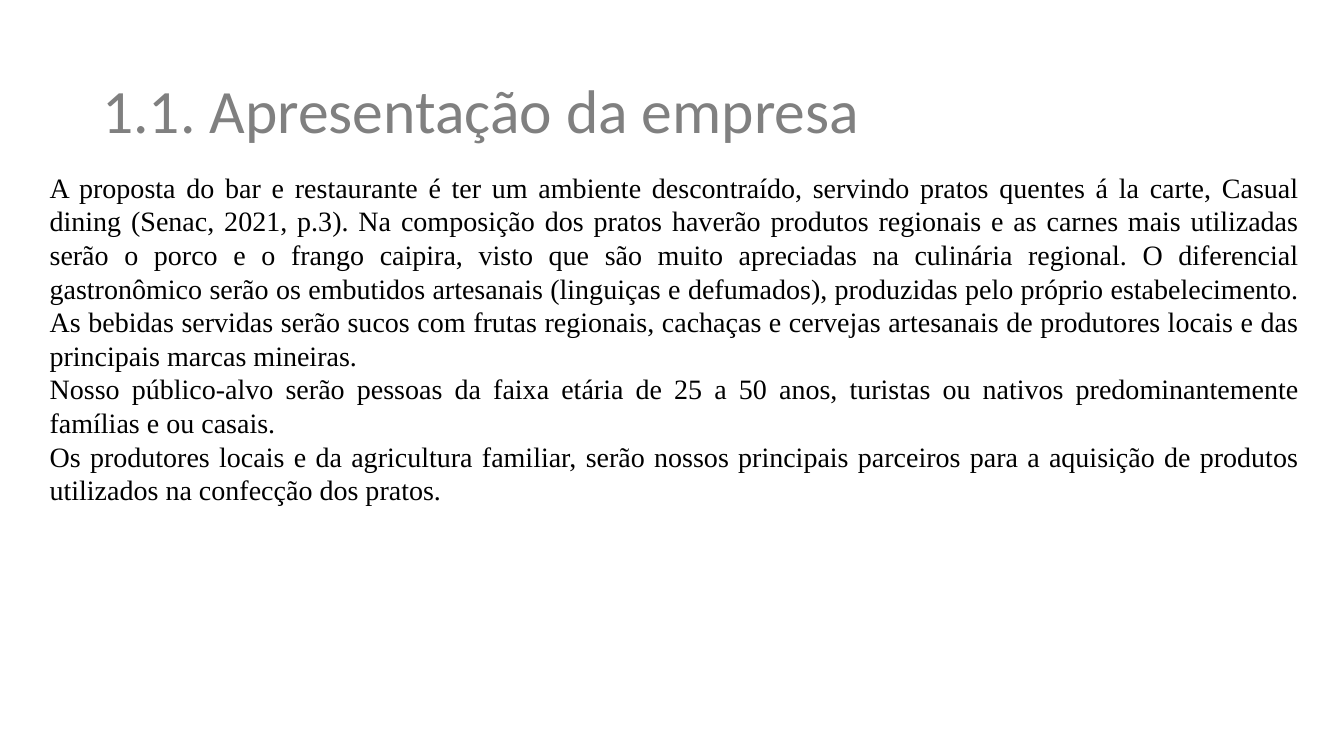
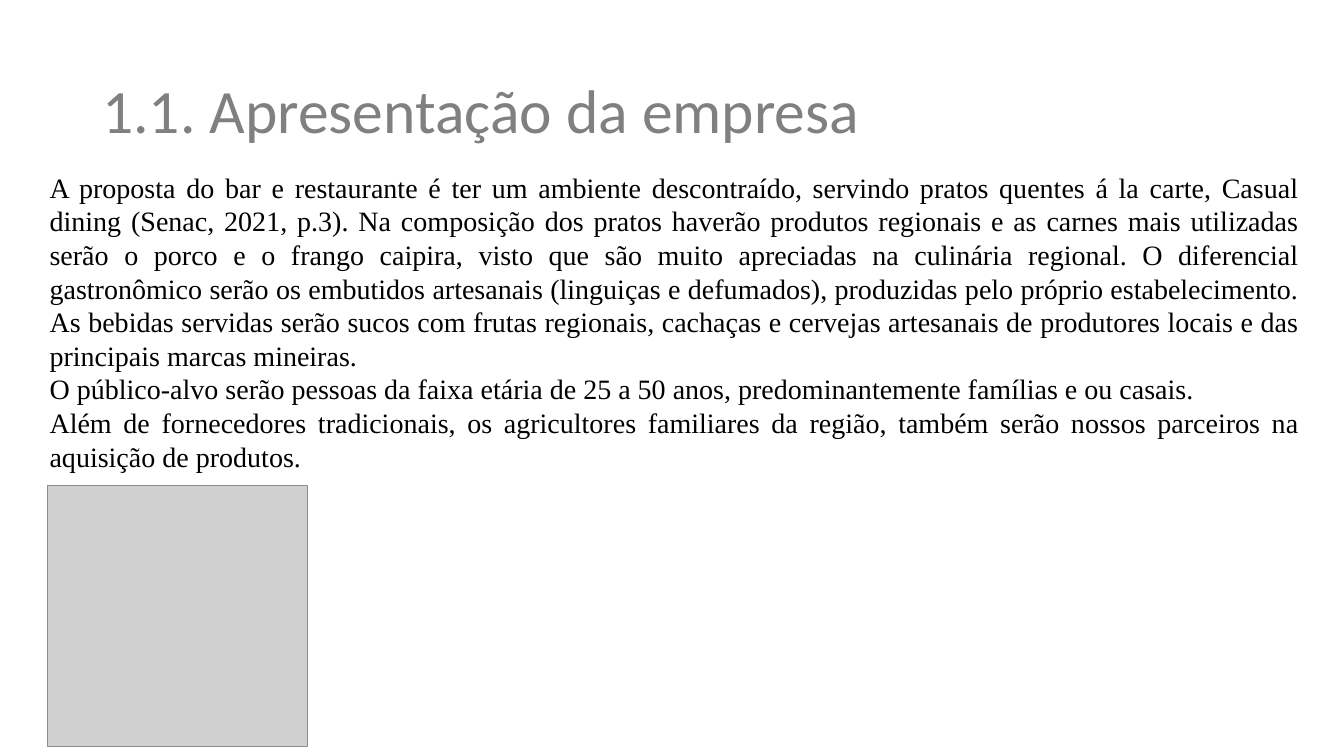
Before and after one commit to renatomarcio18081971/trabalhodeconclusao, a slide deck: slide 3 of plano-de-negocios-restaurante-tioto.pptx. Drawn at 1344x756 pixels with LibreOffice and Linux fonts; fonts in the diff are those of the drawing; grey boxes stand for pictures; background and template pictures are left out. Boxes give left, top, right and bottom in pixels: in the first picture for what was removed or moved away, otherwise in the second. Text is boxed around its words. In the diff, an @@ line names an element or a change of style, - is before the commit and + after.

```diff
--- a/plano-de-negocios-restaurante-tioto.pptx
+++ b/plano-de-negocios-restaurante-tioto.pptx
@@ text at (50, 379, 1298, 439): text changed @@
-Nosso público-alvo serão pessoas da faixa etária de 25 a 50 anos, turistas ou nativos predominantemente famílias e ou casais.
-Os produtores locais e da agricultura familiar, serão nossos principais parceiros para a aquisição de produtos utilizados na confecção dos pratos.
+O público-alvo serão pessoas da faixa etária de 25 a 50 anos, predominantemente famílias e ou casais.
+Além de fornecedores tradicionais, os agricultores familiares da região, também serão nossos parceiros na aquisição de produtos.
@@ picture added at (47, 486, 308, 746) @@
```
Also in this commit, not shown: 1 other slide changed.
